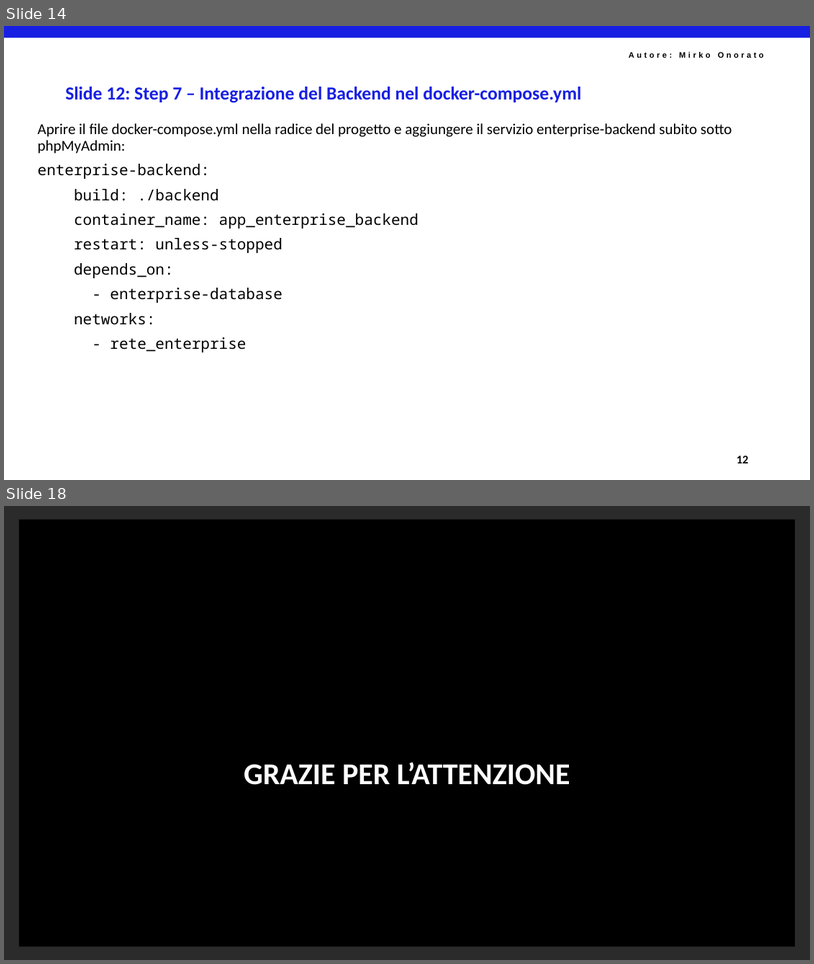
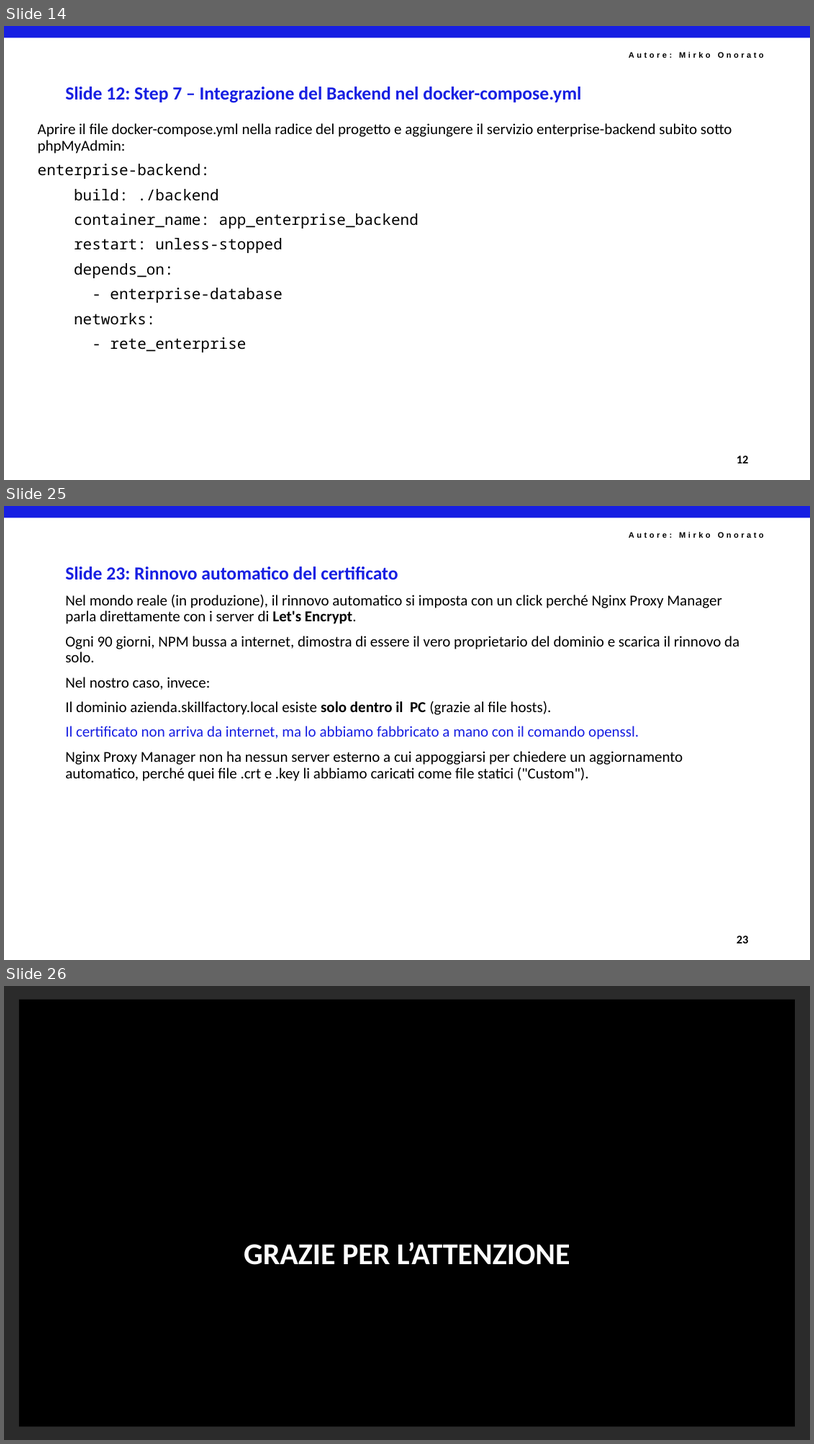
Before and after one commit to mirkoSkF/Docker-Slides, a slide deck: Lab 3.b - Stack Enterprise con Nginx Proxy Manager.pptx. Shown one above the other, each under a label of ours: slides 14 and 18 before the commit, slides 14, 25 and 26 after it; the slides between them are not shown. The pictures are 814x964 and 814x1444 pixels, drawn with LibreOffice and Linux fonts; fonts in the diff are those of the drawing; background and template pictures are left out; a plain dark background stands for a picture behind light text. Boxes give left, top, right and bottom in pixels: in the first picture for what was removed or moved away, otherwise in the second. Text is boxed around its words. In the diff, an @@ line names an element or a change of style, - is before the commit and + after.

```diff
--- a/Lab 3.b - Stack Enterprise con Nginx Proxy Manager.pptx
+++ b/Lab 3.b - Stack Enterprise con Nginx Proxy Manager.pptx
@@ slide 25 added at (4,506,810,960), background #FFFFFF; not listed: 2 template elements that a slide beside it also shows @@
@@ title added at (65,566,398,579), 22 pt, text #171FE2, bold @@
+Slide 23: Rinnovo automatico del certificato
@@ text added at (65,595,740,781), 18 pt, text #000000 @@
+Nel mondo reale (in produzione), il rinnovo automatico si imposta con un click perché Nginx Proxy Manager parla direttamente con i server di Let's Encrypt.
+Ogni 90 giorni, NPM bussa a internet, dimostra di essere il vero proprietario del dominio e scarica il rinnovo da solo.
+Nel nostro caso, invece:
+Il dominio azienda.skillfactory.local esiste solo dentro il PC (grazie al file hosts).
+Il certificato non arriva da internet, ma lo abbiamo fabbricato a mano con il comando openssl.
+Nginx Proxy Manager non ha nessun server esterno a cui appoggiarsi per chiedere un aggiornamento automatico, perché quei file .crt e .key li abbiamo caricati come file statici ("Custom").
@@ text added at (737,935,749,943), 14 pt, text #000000, bold @@
+23
@@ what was slide 18 is now slide 26 @@
```
Also in this commit, not shown: 3 slides changed, 7 other slides added.
